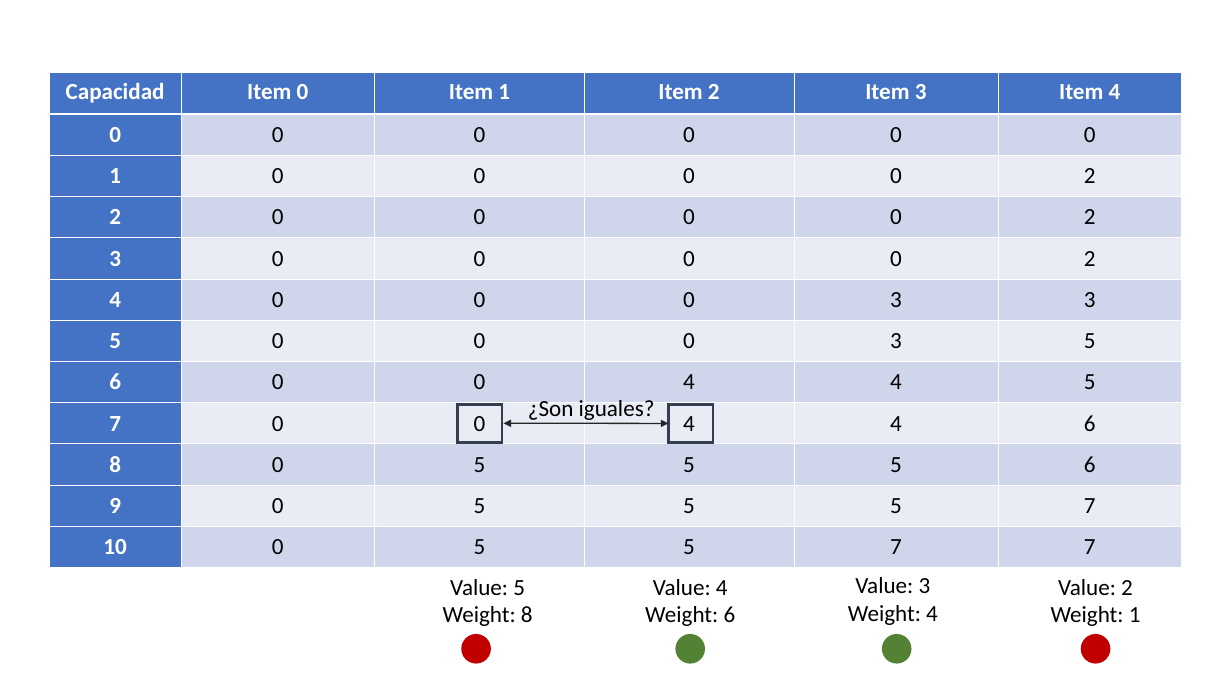
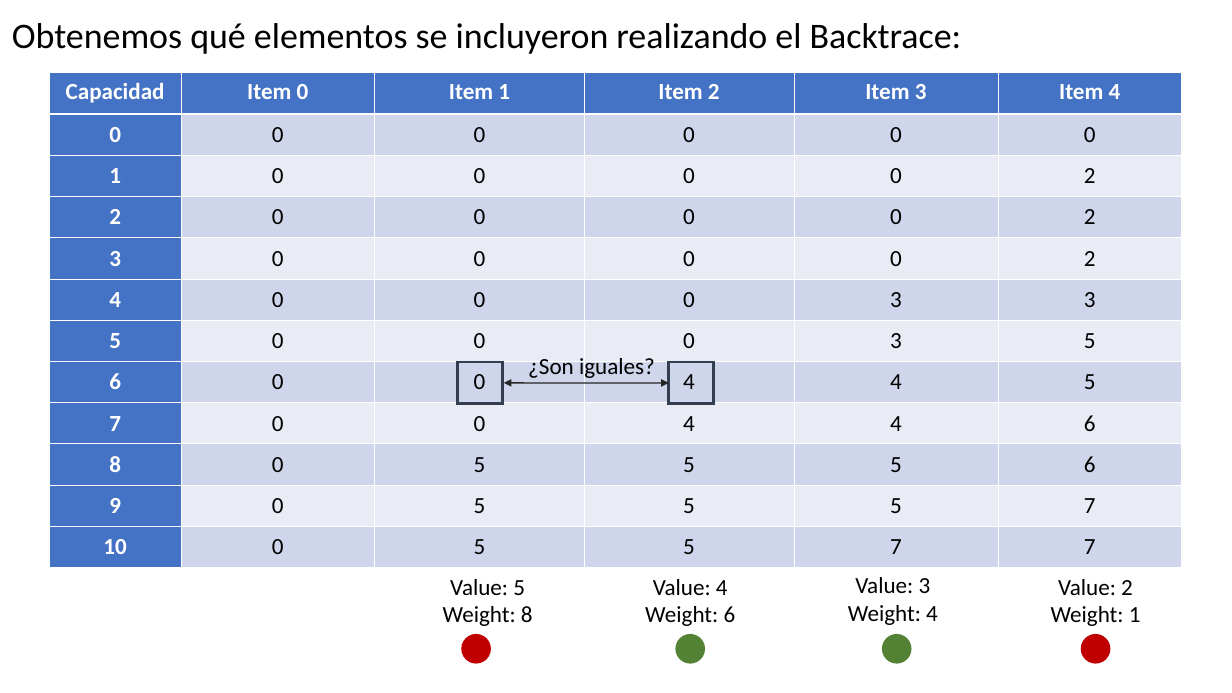
Before and after one commit to GabrielMartinMoran/Knapsack-DynamicProgramming, a slide deck: slide 26 of Knapsack.ppt (slide 25 before the commit). Drawn at 1232x693 pixels with LibreOffice and Linux fonts; fonts in the diff are those of the drawing. Boxes give left, top, right and bottom in pixels: in the first picture for what was removed or moved away, otherwise in the second. Text is boxed around its words. In the diff, an @@ line names an element or a change of style, - is before the commit and + after.

Commit message:
Agregado backtrace

```diff
--- a/Knapsack.ppt
+++ b/Knapsack.ppt
@@ text added at (12,23,962,54), 28 pt, text #000000 @@
+Obtenemos qué elementos se incluyeron realizando el Backtrace:
@@ text "¿Son iguales?": place and size @@
-text "¿Son iguales?" at (528,400,655,423)
+text "¿Son iguales?" at (528,354,655,380)
@@ rectangle: place and size @@
-rectangle at (457,405,501,442)
+rectangle at (457,362,501,404)
@@ double arrow moved from (503, 423) - (668, 423) to (503, 382) - (669, 382) @@
@@ rectangle: place and size @@
-rectangle at (668,405,712,442)
+rectangle at (669,362,713,404)
```
Also in this commit, not shown: 27 other slides changed, 1 slide added, 3 other files.
